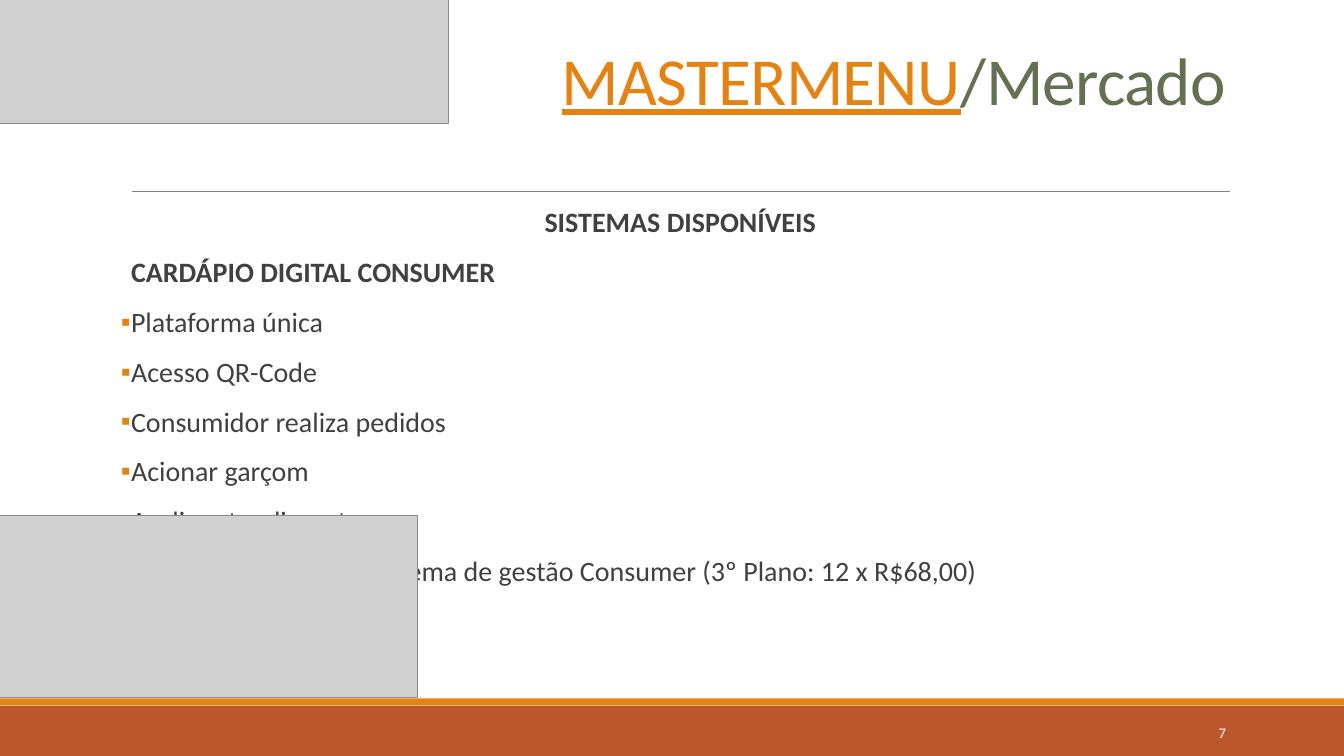
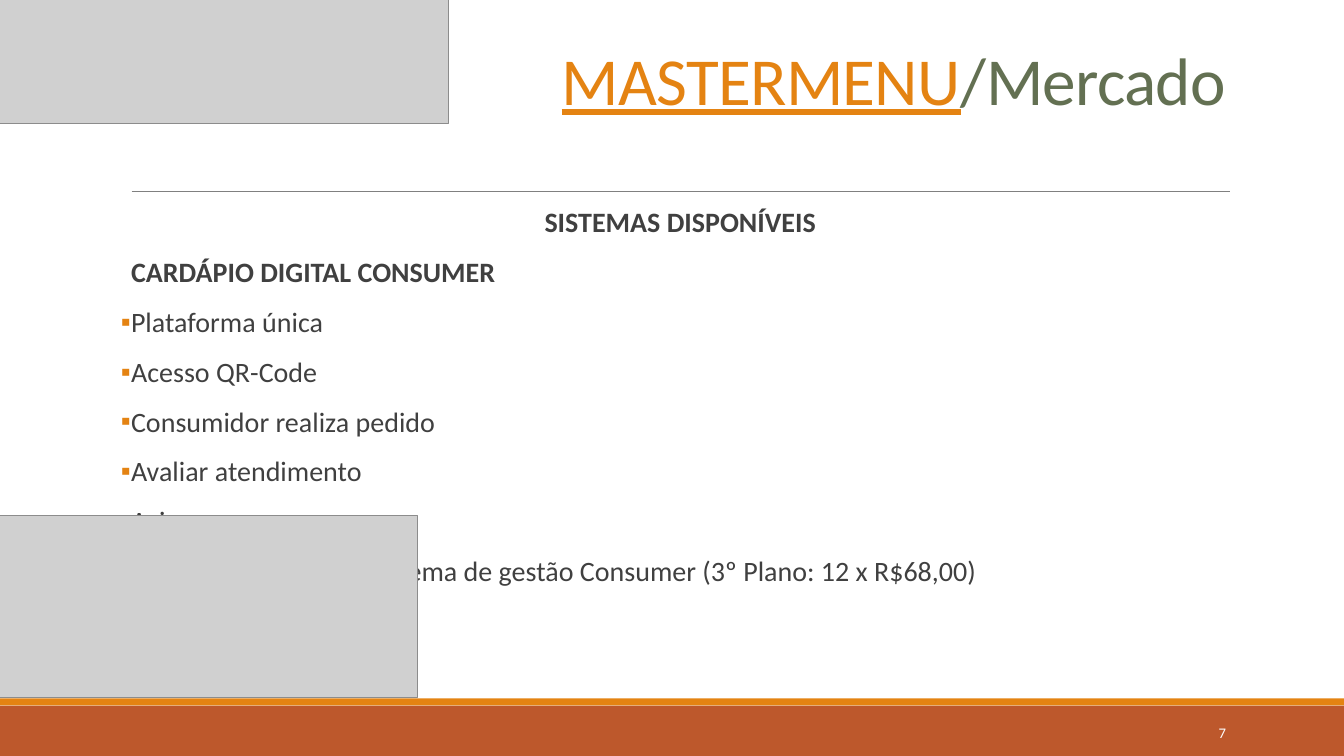
Before and after one commit to MatheusTabares/Master-menu, a slide deck: slide 7 of Documentos/Apresentação/Defesa Trabalho de Conclusão de Curso.pptx. Drawn at 1344x756 pixels with LibreOffice and Linux fonts; fonts in the diff are those of the drawing; grey boxes stand for pictures. Boxes give left, top, right and bottom in pixels: in the first picture for what was removed or moved away, otherwise in the second. Text is boxed around its words. In the diff, an @@ line names an element or a change of style, - is before the commit and + after.

```diff
--- a/Documentos/Apresentação/Defesa Trabalho de Conclusão de Curso.pptx
+++ b/Documentos/Apresentação/Defesa Trabalho de Conclusão de Curso.pptx
@@ text at box(131, 412, 435, 481): text changed @@
-▪ Consumidor realiza pedidos
+▪ Consumidor realiza pedido
+▪ Avaliar atendimento
@@ text at box(131, 508, 362, 516): paragraph removed @@
-▪ Avaliar atendimento
```
Also in this commit, not shown: 3 other slides changed, 4 other files.
